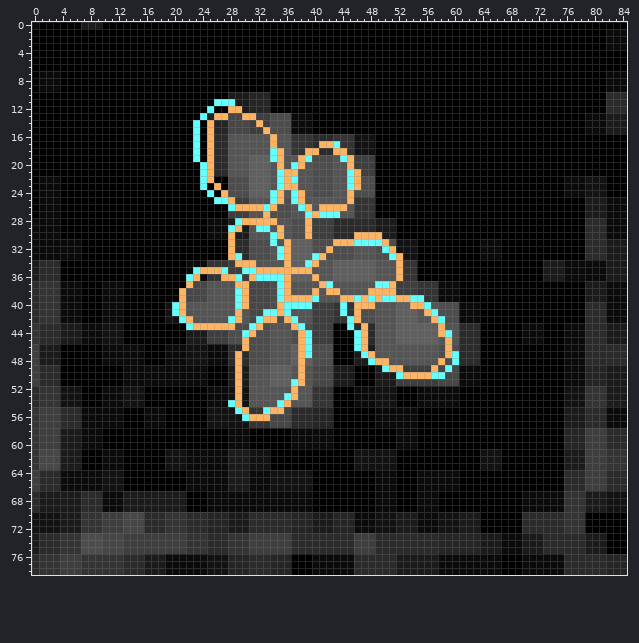
Sprite sheet: Figures/LabelAlignment/day_5_hour_23-seg_depth.png. The first picture shows the starting point.
The file is 85x79 pixels. Colours within 5 levels of each other are drawn and written as one.
New version:
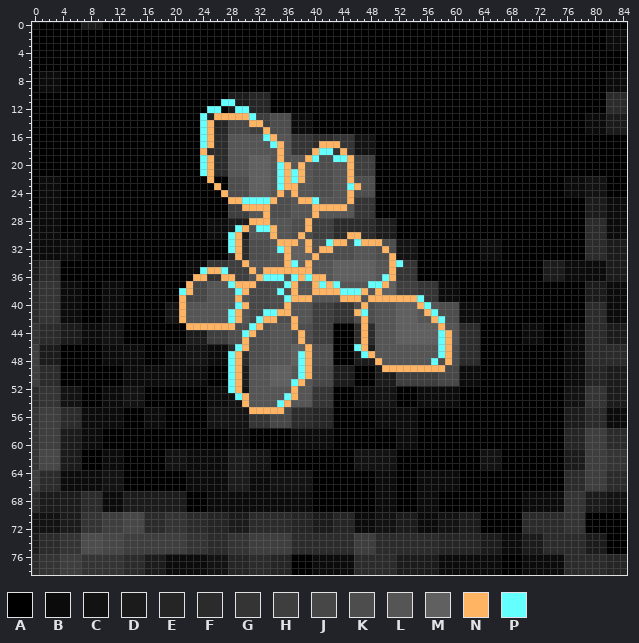
Palette (. is transparent): A #000000  B #0b0b0b  C #121212  D #1b1b1b  E #252525  F #2b2b2b  G #343434  H #3e3e3e  J #474747  K #4d4d4d  L #555555  M #606060  N #ffb464  P #64ffff
Changes in this commit:
@@ x 18..62 @@
 10 AAAAAAAAAADDDEEEAAAAAAAAAAAAAAAAAAAAAAAAAAAAA
-11 AAAAAAAAPPPDDEEEAAAAAAAAAAAAAAAAAAAAAAAAAAAAA
-12 AAAAAAAPAANNDEEEAAAAAAAAAAAAAAAAAAAAAAAAAAAAA
-13 AAAAAAPENNJJNNHHKKKBBBAAAAAAAAAAAAAAAAAAAAAAA
-14 AAAAAPANEEJJJHNHKKKBBBAAAAAAAAAAAAAAAAAAAAAAA
-15 AAAAAPANEEJJJHHNKKKBBBAAAAAAAAAAAAAAAAAAAAAAA
-16 AAAAAPANFFLLLLLLNLLGGGFFFGGGCCCAAAAAAAAAAAAAA
-17 AAAAAPANFFLLLLLLNLLGGGFNNPGGCCCAAAAAAAAAAAAAA
-18 AAAAAPANFFLLLLLLPNLGGNNFFNNGCCCAAAAAAAAAAAAAA
-19 AAAAAPANFFLLLMMMPNLLNPKKKLPNHHHAAAAAAAAAAAAAA
-20 AAAAAAPNFFLLLMMMLNLPNLKKKLLNHHHAAAAAAAAAAAAAA
-21 AAAAAAPNFFLLLMMMLPNNLLKKKLLPNHHAAAAAAAAAAAAAA
-22 AAAAAAPNAAKKKMMMLPNPLLKKKLLPNKKAAAAAAAAAAAAAA
-23 AAAAAAPANAKKKMMMLPNNLLKKKLLPNKKAAAAAAAAAAAAAA
-24 AAAAAAAPANKKKMMMPNLPNLKKKLLNKKKAAAAAAAAAAAAAA
-25 AAAAAAAAPPNHHLLLPNKPNLLLLLLNGGGAAAAAAAAAAAAAA
-26 AAAAAAAAAAPNNNNPNKKLPNLNNNNLGGGAAAAAAAAAAAAAA
-27 AAAAAAAAAAHHHLLNKKKLLPNPPPLLGGGAAAAAAAAAAAAAA
-28 AAAAAAABBBDPNNNNNLLKKNHHHFFFFFFDDDAAAAAAAAAAA
-29 AAAAAAABBBPNDLPPLNLKKNHHHFFFFFFDDDAAAAAAAAAAA
-30 AAAAAAABBBNDDLLLPNLKKNHHHFFFNNNNDDAAAAAAAAAAA
-31 AAAAAAAAAANFFKKKPLNMMMKKKNNNPPPPNKCCCAAAAAAAA
-32 AAAAAAAAAANFFKKKLPNMMMKKNKKKLLLKPNCCCAAAAAAAA
-33 AAAAAAAAAANPFKKKLPNMMMPNKKKKLLLKKPNCCAAAAAAAA
-34 AAAABBBGGGHNNNLLLLNMMPNLLMMMMMMLLLNGGAAAAAAAA
-35 AAAABPNNNPHHPPNNNNNNNNLLLMMMMMMLLLNGGAAAAAAAA
-36 AAAAPNBGGNNPHNPPPPNMMMNLLMMMMMMLLLNGGAAAAAAAA
-37 AAAANJJLLLLNNJJJKPNLLLLNPLLLLLLPPNHHHGGGBBBAA
-38 AAANJJJLLLLPNJJJKPNLLLNLNNLLLLNNNNHHHGGGBBBAA
-39 AAANJJJLLLLPNJJJKPNNNNPLLLNNPNPNPPNNPPGGBBBAA
-40 ACPNLLLLLLLPNJJJKNPPPPHHHGPGNNNLLLMMNNPLKKKBB
-41 ACPNLLLLLLLNLJJPPNPLLLHHHGPGNKKLLLMMMLNPKKKBB
-42 ACCPNLLLLLPNLJPNNKNPLLHHHGGPNKKLLLMMMLLNPKKBB
-43 AAAAPNNNNNNKKPNKLLLNPKHHHAAPFNFLLLMMMMMMNLLFF
-44 AAAADDDHHHKKPNKKLLLKNPHHHAAAPNFLLLMMMMMMNPLFF
-45 AAAADDDHHHKKNKKKLLLKNPHHHAAAPNFLLLMMMMMMLNLFF
-46 ABBBCCCBBBFFNKKKLLLMNPKKKAAAPNDLLLLLLLLLKNKFF
-47 ABBBCCCBBBFNFKKKLLLMNPKKKAAADPNLLLLLLLLLKNPFF
-48 ABBBCCCBBBFNFKKKLLLMNMKKKAAADDPNNLLLLLLLNKPFF
-49 BBBBBBBAAADNDLLLMMMLNLJJJDDDAAADPNNHHHHNJPJBB
-50 BBBBBBBAAADNDLLLMMMLNLJJJDDDAAADDDPNNNNPPJJBB
-51 BBBBBBBAAADNDLLLMMMPNLJJJDDDAAADDDHHHHHHJJJBB
-52 AAAAAAABBBCNCLLLLLLNLLGGGAAABBBCCCAAABBBBBBAA
-53 AAAAAAABBBCNCLLLLLPNLLGGGAAABBBCCCAAABBBBBBAA
-54 AAAAAAABBBPNCLLLLPNLLLGGGAAABBBCCCAAABBBBBBAA
-55 BAAAAAACCCCPNGGPNNJFFFEEEAAAAAABBBBBBAAAAAAAA
-56 BAAAAAACCCCCPNNNJJJFFFEEEAAAAAABBBBBBAAAAAAAA
+11 AAAAAAAAAPPDDEEEAAAAAAAAAAAAAAAAAAAAAAAAAAAAA
+12 AAAAAAAPPADPPEEEAAAAAAAAAAAAAAAAAAAAAAAAAAAAA
+13 AAAAAAPENNNNNPHHKKKBBBAAAAAAAAAAAAAAAAAAAAAAA
+14 AAAAAAPNEEJJJNNHKKKBBBAAAAAAAAAAAAAAAAAAAAAAA
+15 AAAAAAPNEEJJJHHNKKKBBBAAAAAAAAAAAAAAAAAAAAAAA
+16 AAAAAAPNFFLLLLLPNLLGGGFFFGGGCCCAAAAAAAAAAAAAA
+17 AAAAAAPNFFLLLLLLPNLGGGFNNNGGCCCAAAAAAAAAAAAAA
+18 AAAAAANFFFLLLLLLLNLGGGNPPGNGCCCAAAAAAAAAAAAAA
+19 AAAAAAPNFFLLLMMMLNLLLNPKKPPNHHHAAAAAAAAAAAAAA
+20 AAAAAAPNFFLLLMMMLPNLNLKKKLLNHHHAAAAAAAAAAAAAA
+21 AAAAAAPNFFLLLMMMLPNPNLKKKLLNHHHAAAAAAAAAAAAAA
+22 AAAAAAANAAKKKMMMLPNPNLKKKLLNKKKAAAAAAAAAAAAAA
+23 AAAAAAAANAKKKMMMLPNNLLKKKLLPNKKAAAAAAAAAAAAAA
+24 AAAAAAAAANKKKMMMLNLNLLKKKLLNKKKAAAAAAAAAAAAAA
+25 AAAAAAAAAANNPPPPNKKLNNPLLLLNGGGAAAAAAAAAAAAAA
+26 AAAAAAAAAAHHNNNNKKKLLLNNNNNLGGGAAAAAAAAAAAAAA
+27 AAAAAAAAAAHHHLLNKKKLLLNLLLLLGGGAAAAAAAAAAAAAA
+28 AAAAAAABBBDDDNNNLLLKKNHHHFFFFFFDDDAAAAAAAAAAA
+29 AAAAAAABBBDPNLPPNLLKKNHHHFFFFFFDDDAAAAAAAAAAA
+30 AAAAAAABBBPNDLLLNLLKNKHHHFFNNFFDDDAAAAAAAAAAA
+31 AAAAAAAAAAPNFKKKLNNNMNKKPNNKPNNNKKCCCAAAAAAAA
+32 AAAAAAAAAAPNFKKKLPNMMNKNNKKKLLLKNKCCCAAAAAAAA
+33 AAAAAAAAAAFNFKKKLLNMMMNKKKKKLLLKKNCCCAAAAAAAA
+34 AAAABBBGGGHHNLLLLLNPMNLLLMMMMMMLLNPGGAAAAAAAA
+35 AAAABBPNNPHHHNLNNNNNNNLLLMMMMMMLLNGGGAAAAAAAA
+36 AAAABNNGGNNHHLNPPPLPNPNNLMMMMMMLPNGGGAAAAAAAA
+37 AAAANJJLLLPNNNJJKKPNLLNPNPLLLLPPNMHHHGGGBBBAA
+38 AAAPNJJLLLLPNJJJKPKNLLNNNNPPPNLNMMHHHGGGBBBAA
+39 AAANJJJLLLLNLJJJKKPNNNLLLLNNNLNNNNNNNPGGBBBAA
+40 ACCNLLLLLLLPNJJJKKNLLLHHHGGGKNKLLLMMMNPLKKKBB
+41 ACCNLLLLLLPNLJJPPNNLLLHHHGGGNPKLLLMMMLNPKKKBB
+42 ACCNLLLLLLPNLJPNNKKNLLHHHGGGKNKLLLMMMLLNPKKBB
+43 AAAANNNNNNNKKPNKLLLNKKHHHAAAFNFLLLMMMMMMNLLFF
+44 AAAADDDHHHKKPNKKLLLKNKHHHAAAFNFLLLMMMMMMPNLFF
+45 AAAADDDHHHKKNKKKLLLKNKHHHAAAFNFLLLMMMMMMPNLFF
+46 ABBBCCCBBBFPNKKKLLLMMNKKKAAAPNDLLLLLLLLLPNKFF
+47 ABBBCCCBBBPNFKKKLLLMPNKKKAAADPNLLLLLLLLLPNKFF
+48 ABBBCCCBBBPNFKKKLLLMPNKKKAAADDDNLLLLLLLPKNKFF
+49 BBBBBBBAAAPNDLLLMMMLPNJJJDDDAAADNNNNNNNNNJJBB
+50 BBBBBBBAAAPNDLLLMMMLPNJJJDDDAAADDDHHHHHHJJJBB
+51 BBBBBBBAAAPNDLLLMMMPNLJJJDDDAAADDDHHHHHHJJJBB
+52 AAAAAAABBBPNCLLLLLLNLLGGGAAABBBCCCAAABBBBBBAA
+53 AAAAAAABBBCPNLLLLLPNLLGGGAAABBBCCCAAABBBBBBAA
+54 AAAAAAABBBCCNLLLLPNLLLGGGAAABBBCCCAAABBBBBBAA
+55 BAAAAAACCCCCCNNNNNJFFFEEEAAAAAABBBBBBAAAAAAAA
+56 BAAAAAACCCCCCGGGJJJFFFEEEAAAAAABBBBBBAAAAAAAA
 57 BAAAAAACCCCCCGGGJJJFFFEEEAAAAAABBBBBBAAAAAAAA
